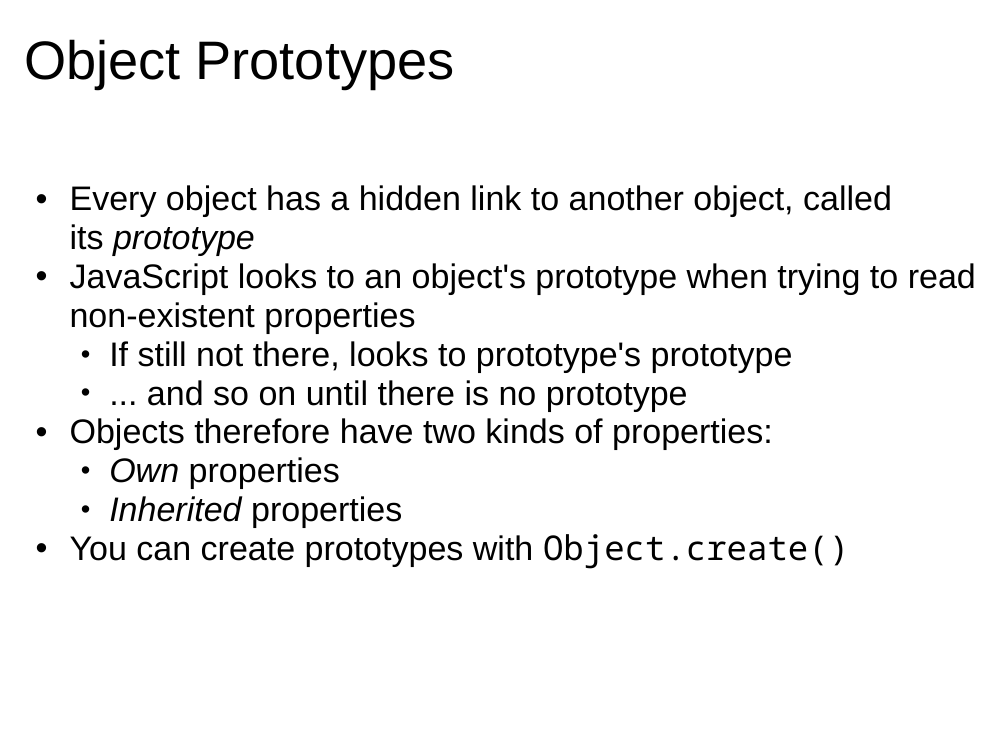
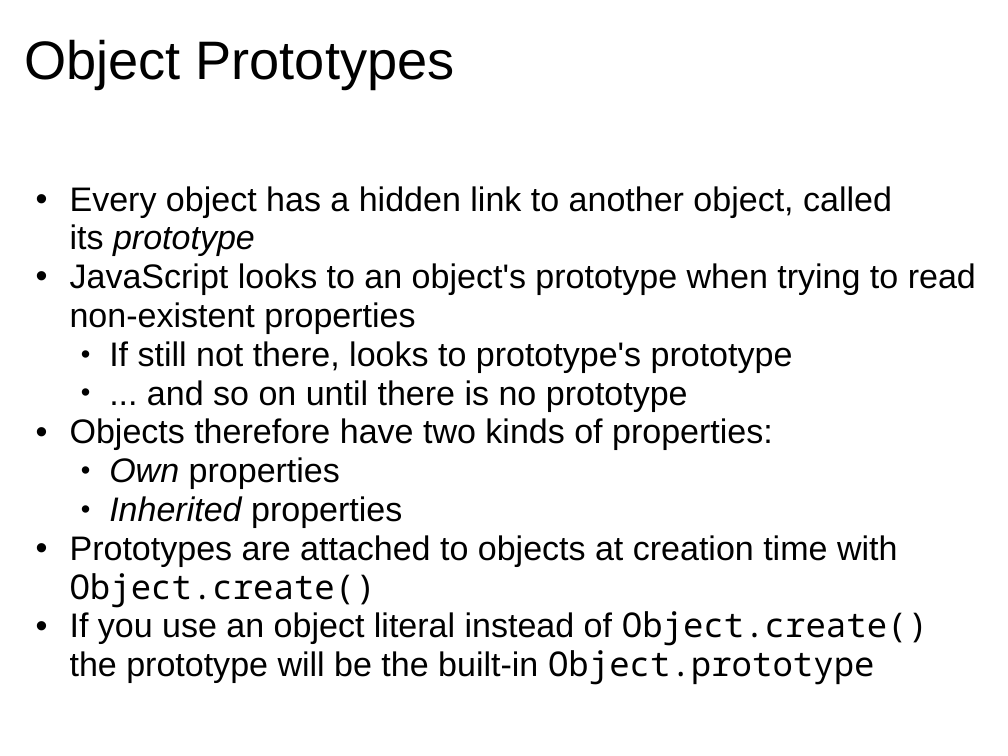
Before and after one commit to dondi/javascript-book, a slide deck: slide 24 of presentations/Chapter_3_Presentation.ppt. Drawn at 1008x756 pixels with LibreOffice and Linux fonts; fonts in the diff are those of the drawing; background and template pictures are left out. Boxes give left, top, right and bottom in pixels: in the first picture for what was removed or moved away, otherwise in the second. Text is boxed around its words. In the diff, an @@ line names an element or a change of style, - is before the commit and + after.

```diff
--- a/presentations/Chapter_3_Presentation.ppt
+++ b/presentations/Chapter_3_Presentation.ppt
@@ text at (70,535,928,685): text changed @@
-  • You can create prototypes with Object.create()
+  • Prototypes are attached to objects at creation time with Object.create()
+  • If you use an object literal instead of Object.create() the prototype will be the built-in Object.prototype
```
Also in this commit, not shown: 3 other slides changed, 1 slide added.
